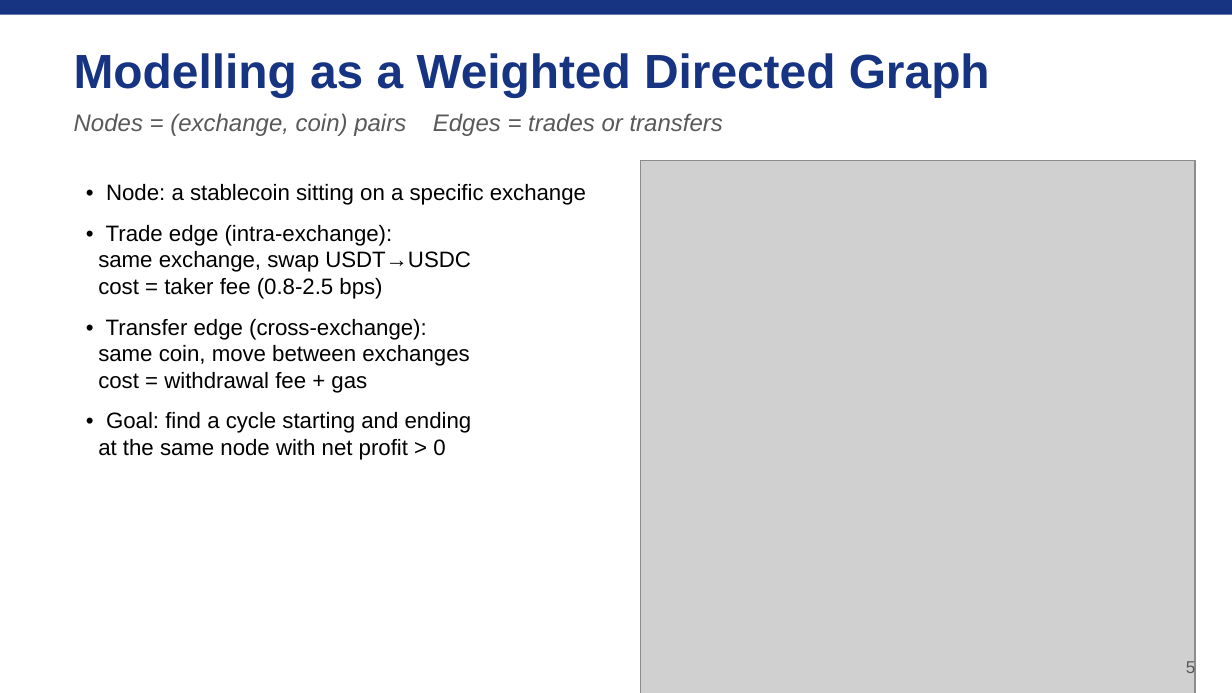
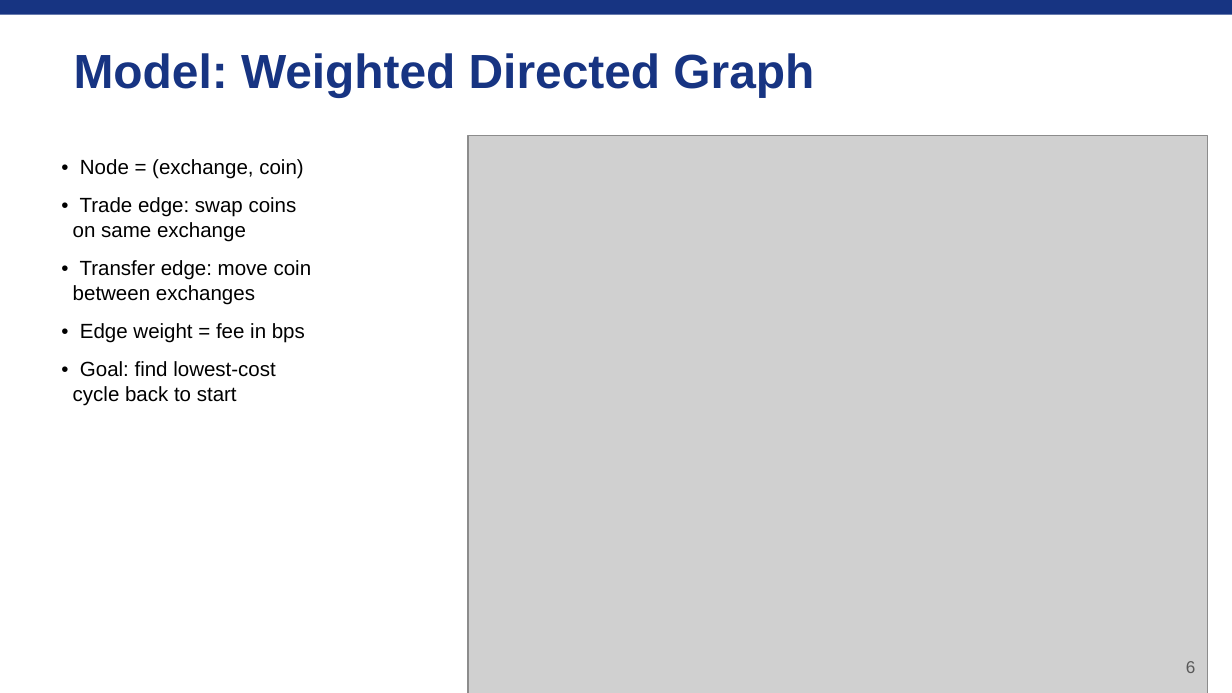
Before and after one commit to kevinl03/Stablecoin-CrossExchange-Arbitrage, a slide deck: slide 6 of astar_arbitrage_deck.pptx (slide 5 before the commit). Drawn at 1232x693 pixels with LibreOffice and Linux fonts; fonts in the diff are those of the drawing; grey boxes stand for pictures. Boxes give left, top, right and bottom in pixels: in the first picture for what was removed or moved away, otherwise in the second. Text is boxed around its words. In the diff, an @@ line names an element or a change of style, - is before the commit and + after.

Commit message:
fix: Less text, more visuals, larger demo frames in deck
- Split crypto/stablecoins into card-based visual layouts
- Added pegging mechanisms slide (fiat-backed, over-collat, algo)
- Arbitrage slide uses price cards + arrow instead of bullet wall
- Demo frames now 5 slides at near-full-bleed (9.5in wide)
- Reduced bullet count to 3-5 per slide max

```diff
--- a/astar_arbitrage_deck.pptx
+++ b/astar_arbitrage_deck.pptx
@@ text at (74, 53, 814, 97): text changed @@
-Modelling as a Weighted Directed Graph
+Model: Weighted Directed Graph
@@ picture: place and size @@
-picture at (641, 160, 1195, 693)
+picture at (468, 136, 1207, 693)
@@ text at (73, 159, 312, 406): text changed; size 14 to 12 pt; text colour #595959 to #000000; italic off @@
-Nodes = (exchange, coin) pairs Edges = trades or transfers
+• Node = (exchange, coin)
+• Trade edge: swap coins
+on same exchange
+• Transfer edge: move coin
+between exchanges
+• Edge weight = fee in bps
+• Goal: find lowest-cost
+cycle back to start
@@ text removed at (98, 184, 586, 460) @@
-• Node: a stablecoin sitting on a specific exchange
-• Trade edge (intra-exchange):
-same exchange, swap USDT→USDC
-cost = taker fee (0.8-2.5 bps)
-• Transfer edge (cross-exchange):
-same coin, move between exchanges
-cost = withdrawal fee + gas
-• Goal: find a cycle starting and ending
-at the same node with net profit > 0
@@ text at (1186, 661, 1196, 673): text changed @@
-5
+6
```
Also in this commit, not shown: 6 other slides changed, 7 slides added, 4 slides removed, 1 other file.
